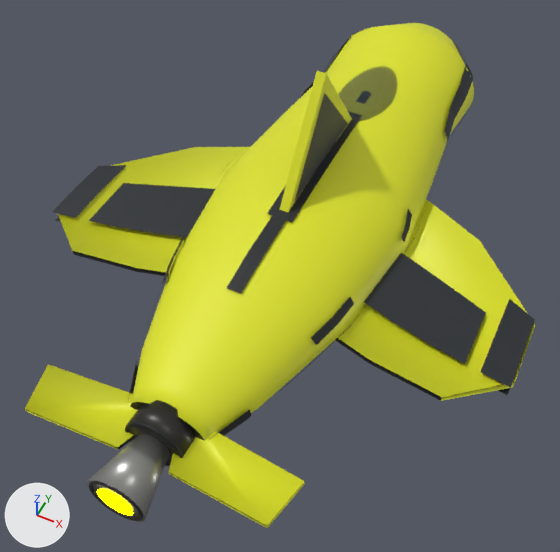
The glTF model ThoriumGap_JS/models/Ship_Orca_743275.glb: old version first, new version second.
Rendered twice from a camera (50 mm lens) standing at (2.42, -5.87, 5.82) and looking at (0.02, -1.07, -0.19). The lights are fixed; the arrows at lower left show +X, +Y and +Z. The first picture is the older version. Where no turn or scale is listed for an object, it has been applied to the vertices.

The first picture shows 'CanopyGlass_LowInsetDome', 'DorsalFin_MainSweptKeel', 'EngineBell_MainLargeBurnishedNozzle', 'EngineEmitter', 'EngineMount_AftIntegratedRoundSocket', 'Fuselage_OrcaCountershadedHull', 'PectoralFinPaint_Left_BroadSimplePanelTop', 'PectoralFinPaint_Right_BroadSimplePanelTop', 'PectoralFinTrim_Right_TipHardPanelTop', 'PectoralFin_Left_AerofoilWingFin', 'PectoralFin_Right_AerofoilWingFin', 'TailFluke_Left_SweptAftStabilizer', 'TailFluke_Right_SweptAftStabilizer' and 15 more.
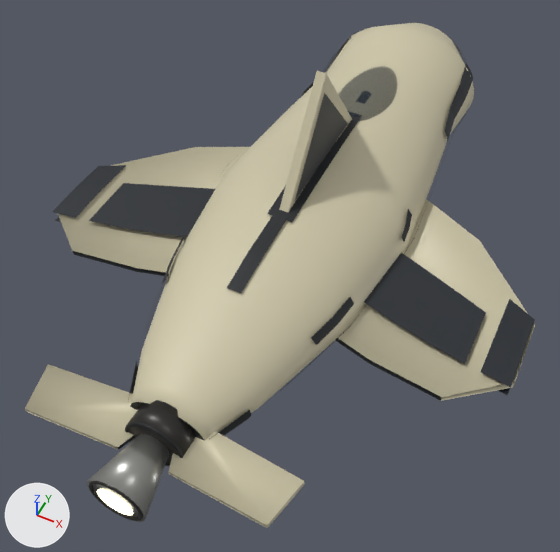
Location of each change, (x1, y1, x2, y2) in pixels of the pictures (560 x 552 px):
'Fuselage_OrcaCountershadedHull', recoloured (yellow to beige): (130, 23, 474, 440) in both
'PectoralFin_Right_AerofoilWingFin', recoloured (yellow to beige): (335, 199, 535, 401) in both
'PectoralFin_Left_AerofoilWingFin', recoloured (yellow to beige): (58, 147, 250, 277) in both
'TailFluke_Right_SweptAftStabilizer', recoloured (yellow to beige): (168, 431, 305, 528) in both
'TailFluke_Left_SweptAftStabilizer', recoloured (yellow to beige): (25, 364, 137, 450) in both
'DorsalFin_MainSweptKeel', recoloured (yellow to beige): (279, 71, 352, 212) in both
'EngineEmitter', recoloured (yellow to beige): (97, 489, 133, 515) in both

The edits, one by one:
Material 'Ship_OrcaFamily_Broadback_clean_full_color_FullGreenWithBlackDetails_Seed743275_Hull_Dorsal' (mat_ship_orcafamily_broadback_clean_full_color_fullgreenwithblackdetails_seed743275_hull_dorsal) changes colour from yellow #e0e523 to beige #cec7aa; in linear values from (0.745, 0.784, 0.0168) to (0.62, 0.57, 0.4).
In material 'EngineGlow' (mat_engineglow), emission_color goes from (1.0, 1.0, 0.0) (yellow #ffff00) to (0.62, 0.57, 0.4) (beige #cec7aa).
